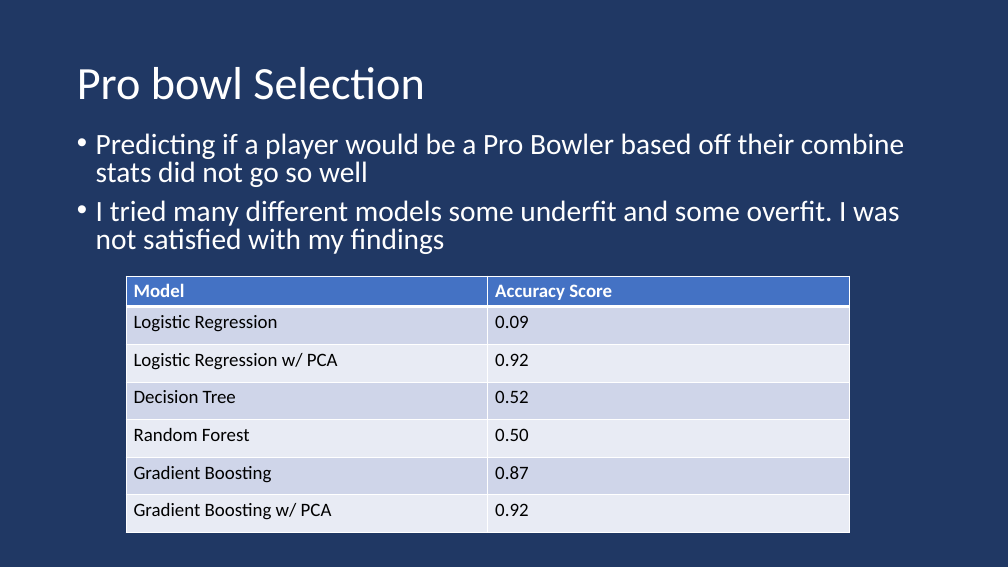
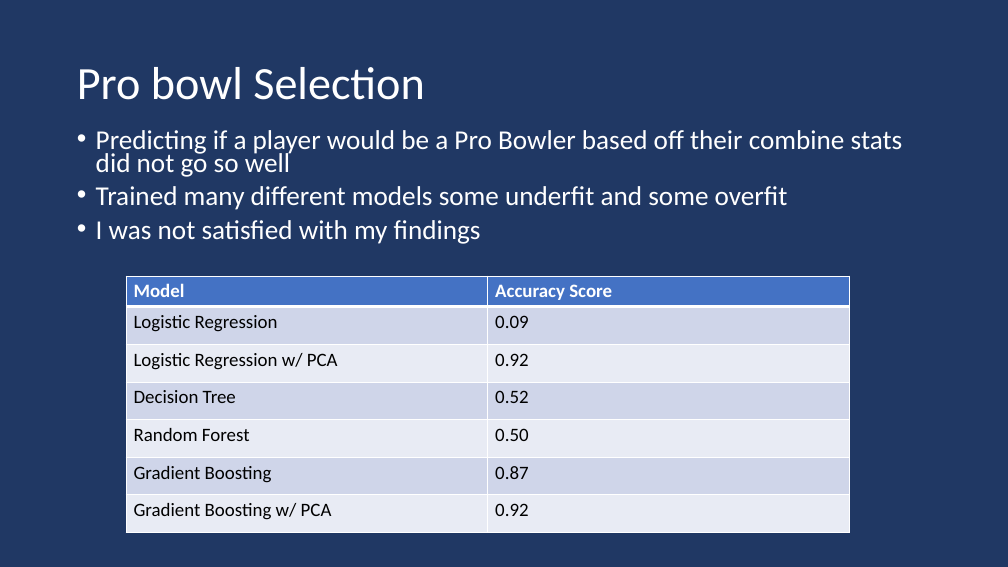
Before and after one commit to jkurt13/CapstoneTwo, a slide deck: slide 7 of Reports/Final_Report_Presentation.pptx (slide 6 before the commit). Drawn at 1008x567 pixels with LibreOffice and Linux fonts; fonts in the diff are those of the drawing. Boxes give left, top, right and bottom in pixels: in the first picture for what was removed or moved away, otherwise in the second. Text is boxed around its words. In the diff, an @@ line names an element or a change of style, - is before the commit and + after.

```diff
--- a/Reports/Final_Report_Presentation.pptx
+++ b/Reports/Final_Report_Presentation.pptx
@@ text at [96, 130, 903, 177]: size 28 to 25.9 pt in "Predicting if a player would be a ..."; line spacing 0.8 to 0.7 @@
@@ text at [96, 186, 788, 244]: text changed; size 28 to 25.9 pt @@
-• I tried many different models some underfit and some overfit. I was not satisfied with my findings
+• Trained many different models some underfit and some overfit
+• I was not satisfied with my findings
```
Also in this commit, not shown: 4 other slides changed, 1 slide added.
